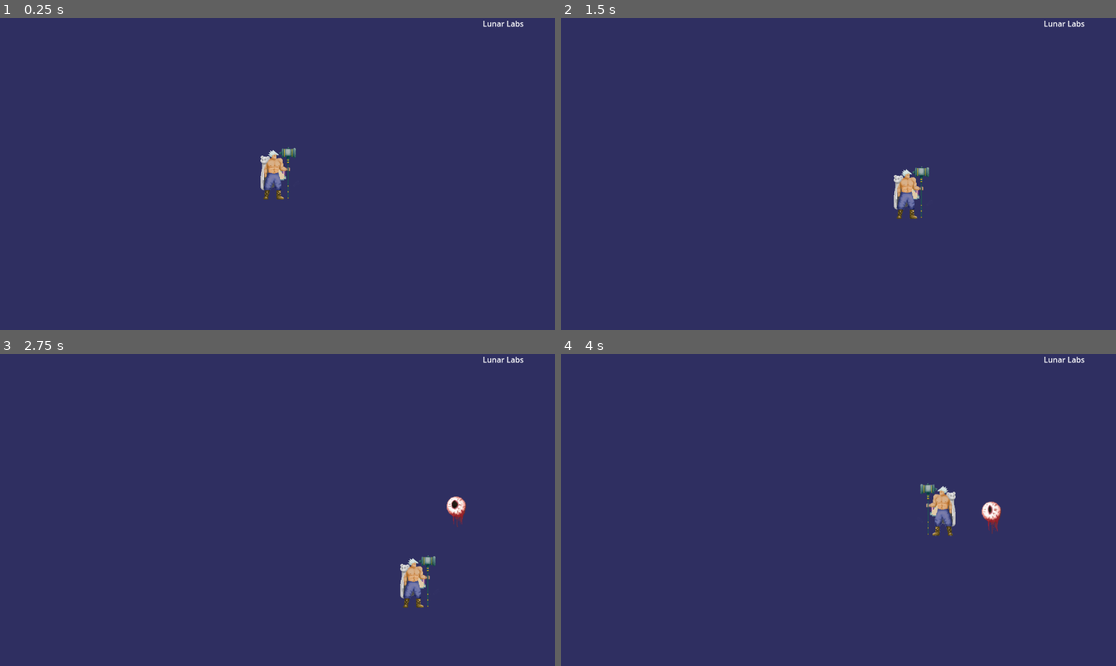
Above: before the commit, frames 1-4 (two rows, left to right).
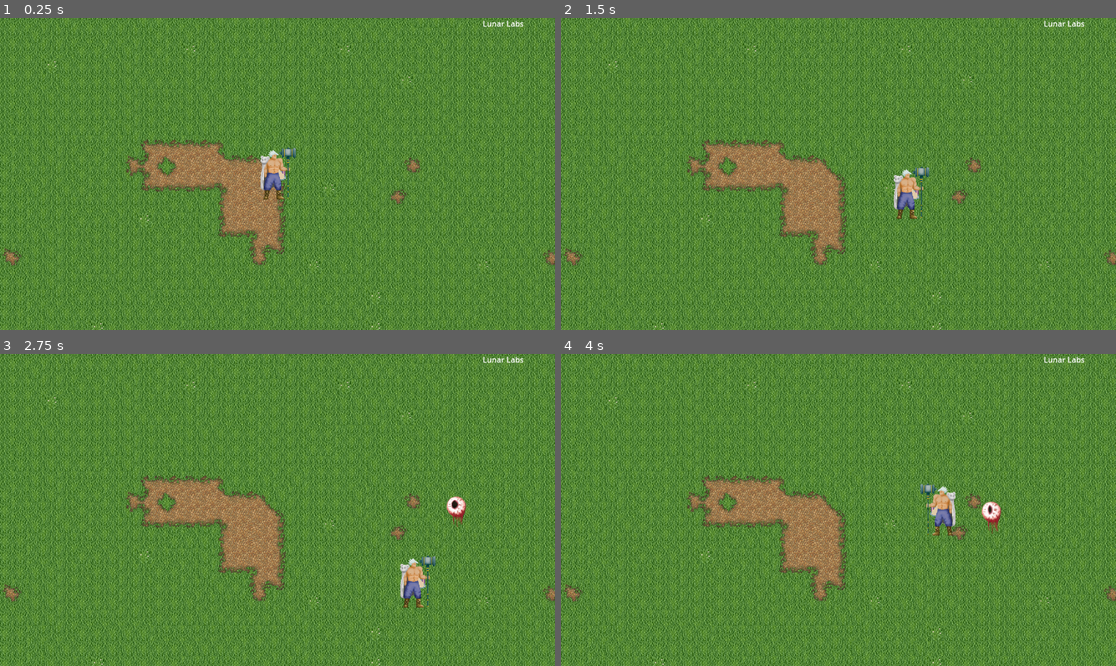
Above: after the commit, the same moments.

Repository: chii-vu/Grimlite
Game: Godot game, scene res://GameplayScene.tscn
The game is run twice, just before and just after one commit, with the same random seed, the same clock (stepped at 60 frames per second) and the same inputs.
Inputs:
- Up to frame 1 (0.25 s): no input
- Up to frame 2 (1.5 s): tap Enter at 0.5 s; hold Right (ui_right) 0.53-1.28 s; hold Down (ui_down) from 1.28 s (still down)
- Up to frame 3 (2.75 s): release Down (ui_down) at 2.03 s; hold Right (ui_right) from 2.03 s (still down)
- Up to frame 4 (4 s): release Right (ui_right) at 2.78 s; hold Up (ui_up) 2.78-3.53 s; hold Left (ui_left) from 3.53 s (still down)

The runs differ from the first frame. In frame 1, 99% of the frame differs, in the area x 0-100%, y 0-100%; in frame 2, 99%; in frame 3, 99%; in frame 4, 99%.

Commit message:
adding background texture

Diff:
--- a/GameplayScene.tscn
+++ b/GameplayScene.tscn
@@ -1,5 +1,6 @@
-[gd_scene load_steps=2 format=3 uid="uid://cdopx0hcp0mqx"]
+[gd_scene load_steps=3 format=3 uid="uid://cdopx0hcp0mqx"]
 
+[ext_resource type="Texture2D" uid="uid://bci3x2vqo1p1u" path="res://assets/land_prototype.png" id="2_d0g5i"]
 [ext_resource type="PackedScene" uid="uid://lsgfp2mh8rop" path="res://mvc/Game.tscn" id="2_prymh"]
 
 [node name="GameplayScene" type="Node2D"]
@@ -18,3 +19,10 @@
 offset_bottom = 23.0
 grow_horizontal = 0
 text = "Lunar Labs"
+
+[node name="CanvasLayer" type="CanvasLayer" parent="."]
+layer = -1
+
+[node name="Sprite2D" type="Sprite2D" parent="CanvasLayer"]
+position = Vector2(1402, 788)
+texture = ExtResource("2_d0g5i")
--- a/mvc/model/enemy/Eyeball.tscn
+++ b/mvc/model/enemy/Eyeball.tscn
@@ -108,7 +108,6 @@
 [node name="CollisionShape2D" type="CollisionShape2D" parent="."]
 position = Vector2(-0.5, 9.53674e-07)
 rotation = -0.00374262
-scale = Vector2(1, 1)
 shape = SubResource("CapsuleShape2D_ara7t")
 
 [node name="EyeballView" type="Node2D" parent="."]
Binary file added: assets/land_prototype.png
Not shown, added: assets/land_prototype.png.import
